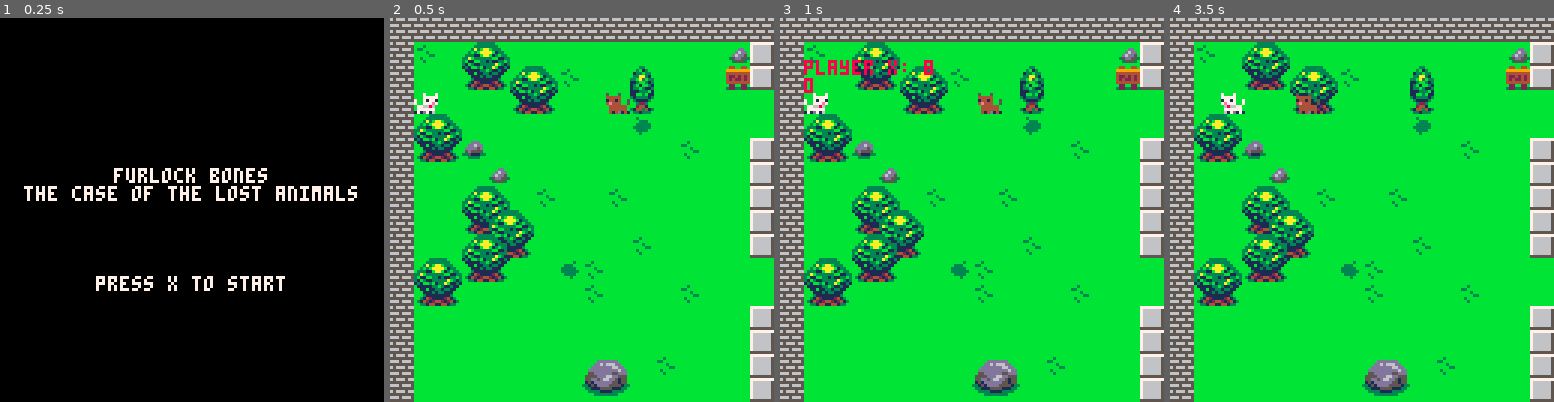
Above: before the commit, frames 1-4 (left to right).
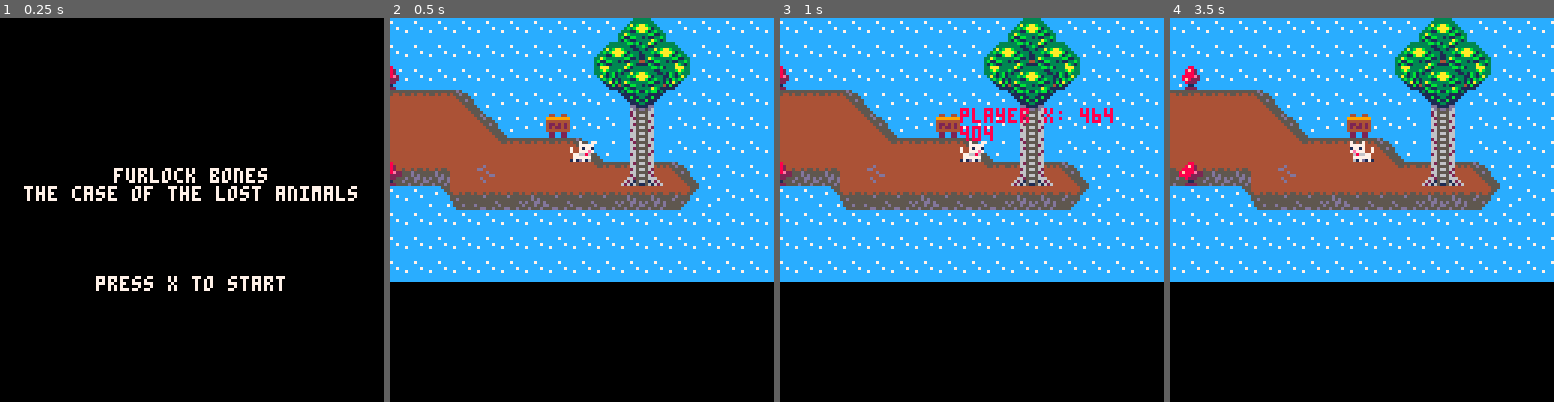
Above: after the commit, the same moments.

Repository: Mackeriah/FurlockBones-game
Game: PICO-8 cartridge furlock bones.p8
Two runs of this game, one before a commit and one after it. Both use one fixed random seed, a clock stepped at 60 frames per second and the inputs below.
Inputs:
- Up to frame 1 (0.25 s): no input
- Up to frame 2 (0.5 s): tap X (X key) at 0.33 s
- Up to frame 3 (1 s): tap O (Z key) at 0.7 s
- Up to frame 4 (3.5 s): tap X (X key) at 1.07, 1.85, 2.97 s; hold Right 1.6-2.1 s; tap O (Z key) every 0.4 s from 1.7 to 3.3 s; hold Up 2.15-2.42 s; hold Right 2.47-3.03 s; hold Left from 3.08 s (still down)

Frame 1 is identical in both runs. In frame 2, 99% of the frame differs, in the area x 0-100%, y 0-100%; in frame 3, 99%; in frame 4, 99%.

Commit message:
fixed issue where tree vanished
I didn't realise that PICO-8 shared some of the sprite areas with the map, so when I deleted what I thought was corrupted sprites it removed actual sprites!

Diff:
--- a/furlock bones.p8
+++ b/furlock bones.p8
@@ -84,8 +84,8 @@
 function create_player()
 	player={}  --create empty table
 
-	player.x = 8 -- map location x8 for exact pixel location
-	player.y = 24
+	player.x = 464 -- map location x8 for exact pixel location
+	player.y = 40
 	player.direction = 1
 
 	player.velocity_x = 0
@@ -605,7 +605,7 @@
 c11111333311111cb311333333331133000000000000000000000000000000000000000000000000000000000000000000000000000000000000000000000000
 cc11b113311b11cc3133a3baab333113000000000000000000000000000000000000000000000000000000000000000000000000000000000000000000000000
 ccc111b11b111ccc333b3baaaab13331000000000000000000000000000000000000000000000000000000000000000000000000000000000000000000000000
-ccc3111331113ccc133311baab13b331000000000000000000000000000000000000000000000000000000000000000000000000000000000000000000000000
+cccc11133111cccc133311baab13b331000000000000000000000000000000000000000000000000000000000000000000000000000000000000000000000000
 ccccdd1111ddcccc13ab333333bb1131000000000000000000000000000000000000000000000000000000000000000000000000000000000000000000000000
 cccc6d5dd5d6cccc4311bb3313113334000000000000000000000000000000000000000000000000000000000000000000000000000000000000000000000000
 cccc26555566cccc11b31133333ab311000000000000000000000000000000000000000000000000000000000000000000000000000000000000000000000000
@@ -614,9 +614,9 @@
 cccc66566526cccc333b13b11b31b333000000000000000000000000000000000000000000000000000000000000000000000000000000000000000000000000
 cccc62555566ccccc3a313b11b313a3c000000000000000000000000000000000000000000000000000000000000000000000000000000000000000000000000
 cccc66566562cccccc3b3b1331b3b3cc000000000000000000000000000000000000000000000000000000000000000000000000000000000000000000000000
-cccc26555526ccccccc03a1bb1a30ccc000000000000000000000000000000000000000000000000000000000000000000000000000000000000000000000000
-cccc66566566cccccccc00b11b00cccc000000000000000000000000000000000000000000000000000000000000000000000000000000000000000000000000
-cccc66555566ccccccccc000000ccccc000000000000000000000000000000000000000000000000000000000000000000000000000000000000000000000000
+cccc26555526ccccccc13a1bb1a31ccc000000000000000000000000000000000000000000000000000000000000000000000000000000000000000000000000
+cccc66566566cccccccc11b11b11cccc000000000000000000000000000000000000000000000000000000000000000000000000000000000000000000000000
+cccc66555566ccccccccc111111ccccc000000000000000000000000000000000000000000000000000000000000000000000000000000000000000000000000
 55556256652655550000000000000000000000000000000000000000000000000000000000000000000000000000000000000000000000000000000000000000
 54546655556645450000000000000000000000000000000000000000000000000000000000000000000000000000000000000000000000000000000000000000
 44442656656244440000000000000000000000000000000000000000000000000000000000000000000000000000000000000000000000000000000000000000
